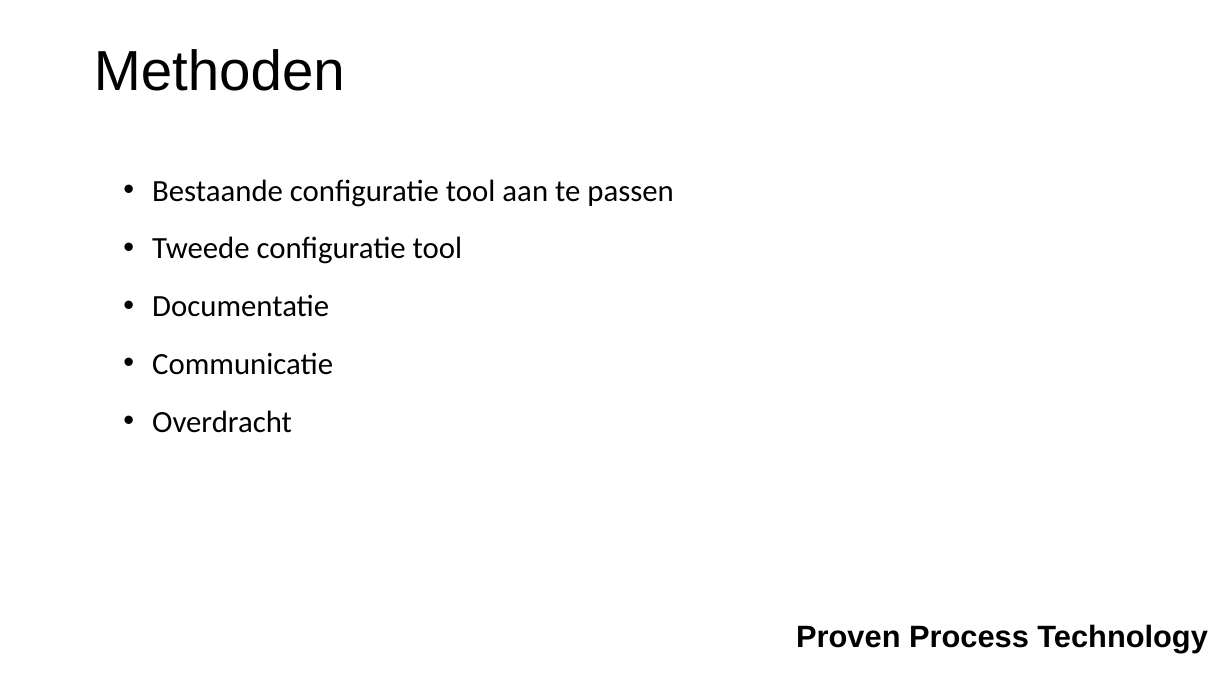
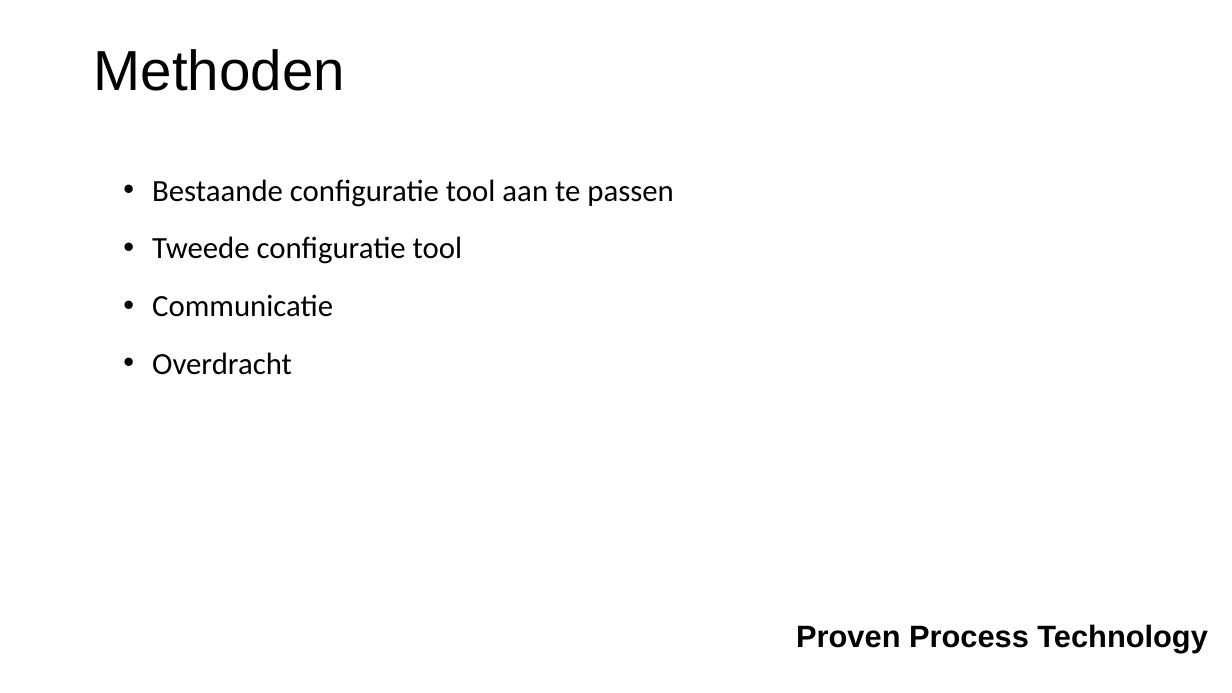
Before and after one commit to Kenozakesy/POC_MVVM, a slide deck: slide 3 of Werkzaamheden.pptx. Drawn at 1232x693 pixels with LibreOffice and Linux fonts; fonts in the diff are those of the drawing; background and template pictures are left out. Boxes give left, top, right and bottom in pixels: in the first picture for what was removed or moved away, otherwise in the second. Text is boxed around its words. In the diff, an @@ line names an element or a change of style, - is before the commit and + after.

Commit message:
upload

```diff
--- a/Werkzaamheden.pptx
+++ b/Werkzaamheden.pptx
@@ text "Communicatie": place and size @@
-text "Communicatie" at bbox=[152, 352, 333, 375]
+text "Communicatie" at bbox=[152, 294, 333, 317]
@@ text removed at bbox=[152, 294, 329, 317] @@
-• Documentatie
@@ text "Overdracht": place and size @@
-text "Overdracht" at bbox=[152, 410, 292, 433]
+text "Overdracht" at bbox=[152, 352, 292, 375]
```
Also in this commit, not shown: 2 other slides changed, 1 slide added, 1 slide removed.
